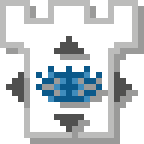
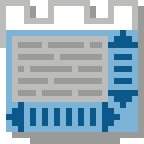
Layered file, before and after one edit (144 × 144). Changes by layer:
added layer "Layer #11" above "TCastleScrollView" over <box>6,30,144,138</box>
hid "TCastleScrollView" over <box>6,36,138,138</box>
